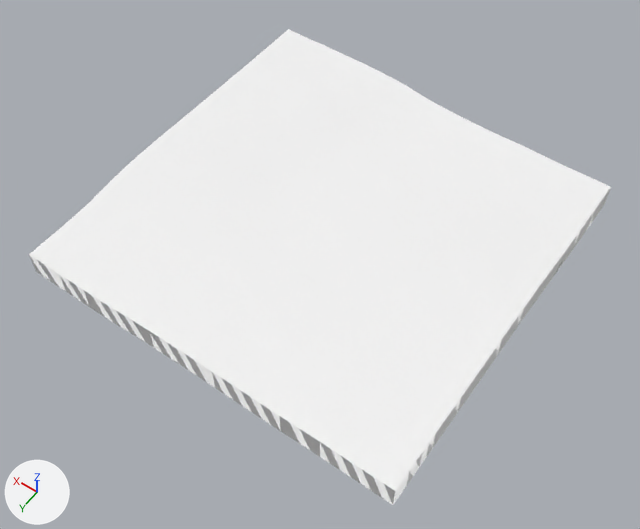
Before and after pictures for a commit that changed the glTF model public/tiles/2/-4_2.glb.
One viewpoint serves both versions: a 50 mm camera at (-4394.0, -1380.0, 1550.0) aimed at (-3608.0, -2480.0, -179.0). The axes (+X, +Y, +Z) are drawn at lower left. The lights are the same throughout. The first picture is the older version. Where no turn or scale is listed for an object, it has been applied to the vertices.

Objects in the first picture: 't2_-4_2'.
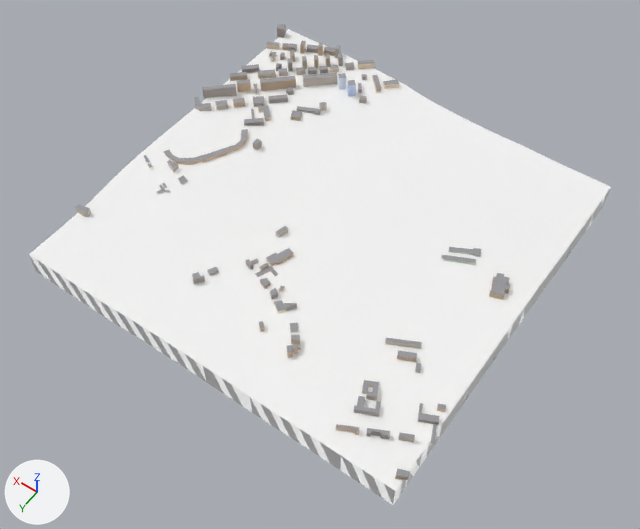
Where the newer file only moved an object's origin or applied its transform, the numbers keep the older frame.

Boxes (x1, y1, x2, y2) around the edits, measured in the pictures (640 x 529 px):
't2_-4_2', reshaped: before (29, 29, 611, 505); after (29, 24, 611, 505)
part 1 of me_t2__4_2, added: after (76, 24, 399, 217)
part 2 of me_t2__4_2, added: after (192, 226, 446, 480)
part 3 of me_t2__4_2, added: after (441, 247, 510, 300)

Edits to the bpy script that builds the scene:
```text
Add mat_far_building:
    mat_far_building = bpy.data.materials.new('far_building')
    mat_far_building.use_nodes = True; mat_far_building.node_tree.nodes.clear()
    _N = mat_far_building.node_tree.nodes; _L = mat_far_building.node_tree.links
    n0 = _N.new('ShaderNodeBsdfPrincipled'); n0.name = 'Principled BSDF'
    n0.inputs[1].default_value = 1.0  # 'Metallic'
    n0.inputs[2].default_value = 1.0  # 'Roughness'
    n1 = _N.new('ShaderNodeOutputMaterial'); n1.name = 'Material Output'
    n2 = _N.new('ShaderNodeVertexColor'); n2.name = 'Color Attribute'
    _L.new(n0.outputs[0], n1.inputs[0])  # 'BSDF' to 'Surface'
    _L.new(n2.outputs[0], n0.inputs[0])  # 'Color' to 'Base Color'
Change me_t2__4_2:
    used by ob_t2__4_2; location = (-3584.0, -2560.0, -125.0)
    remove me_t2__4_2.from_pydata(...)  # 1841 vertices, 3520 faces; spans x -512.0..512.0, y -512.0..512.0, z -55.0..55.0
    add me_t2__4_2.from_pydata(...)  # 2807 vertices, 4778 faces; spans x -523.0..530.0, y -527.0..512.0, z -55.0..84.0
    me_t2__4_2 part 1: 574 vertices added at x 118.0..530.0, y -527.0..351.0, z 35.0..84.0
    me_t2__4_2 part 2: 320 vertices added at x -523.0..144.0, y 95.0..490.0, z 28.0..65.0
    me_t2__4_2 part 3: 72 vertices added at x -464.0..-284.0, y -118.0..-8.0, z 35.0..55.0
    add me_t2__4_2.materials.append(mat_far_building)
```
